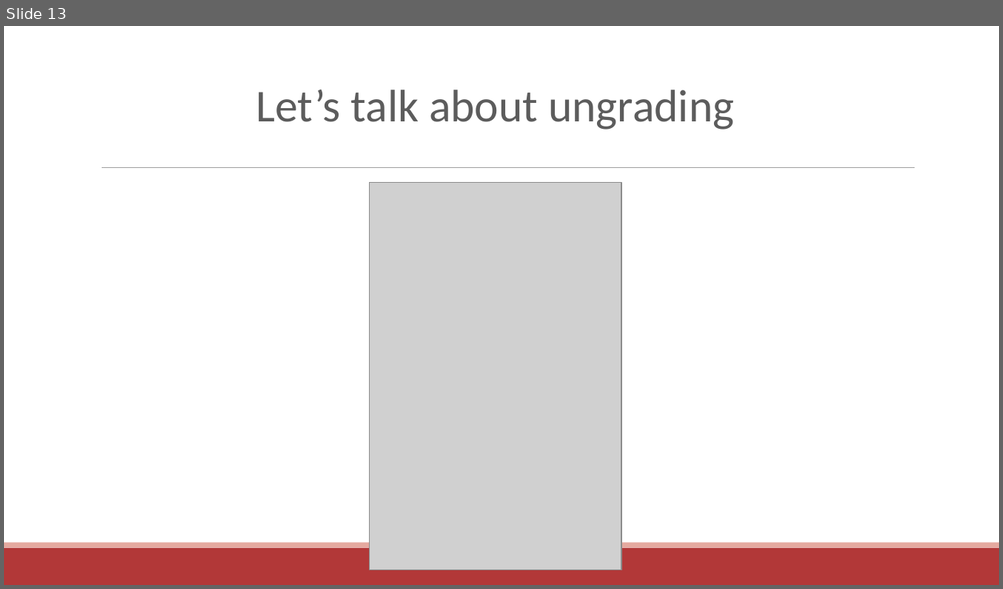
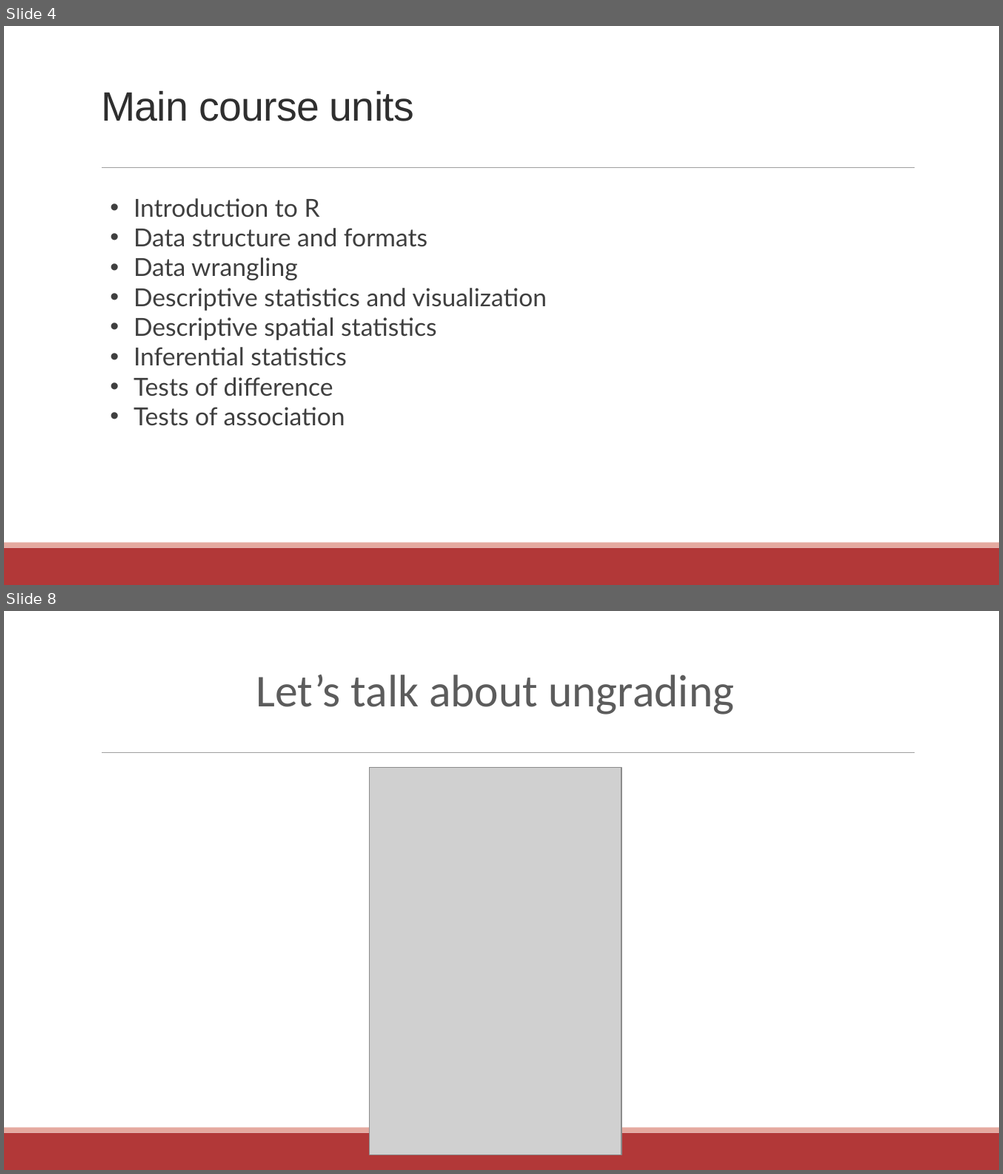
Before and after one commit to communitymaplab/geog4300_datascience, a slide deck: in_class_slides/geog4300_L01-Introductions.pptx. Shown one above the other, each under a label of ours: slide 13 before the commit, slides 4 and 8 after it; the slides between them are not shown. The pictures are 1003x589 and 1003x1174 pixels, drawn with LibreOffice and Linux fonts; fonts in the diff are those of the drawing; grey boxes stand for pictures. Boxes give left, top, right and bottom in pixels: in the first picture for what was removed or moved away, otherwise in the second. Text is boxed around its words. In the diff, an @@ line names an element or a change of style, - is before the commit and + after.

```diff
--- a/in_class_slides/geog4300_L01-Introductions.pptx
+++ b/in_class_slides/geog4300_L01-Introductions.pptx
@@ slide 4 added at <box>4,26,999,585</box>, background #FFFFFF; not listed: 3 template elements that a slide beside it also shows @@
@@ title added at <box>101,91,414,121</box>, 39.6 pt, text #2F2F2F @@
+Main course units
@@ text added at <box>134,198,547,426</box>, 24 pt, text #3F3F3F @@
+• Introduction to R
+• Data structure and formats
+• Data wrangling
+• Descriptive statistics and visualization
+• Descriptive spatial statistics
+• Inferential statistics
+• Tests of difference
+• Tests of association
@@ what was slide 13 is now slide 8 @@
```
Also in this commit, not shown: 1 slide changed, 6 other slides added, 1 slide removed.
